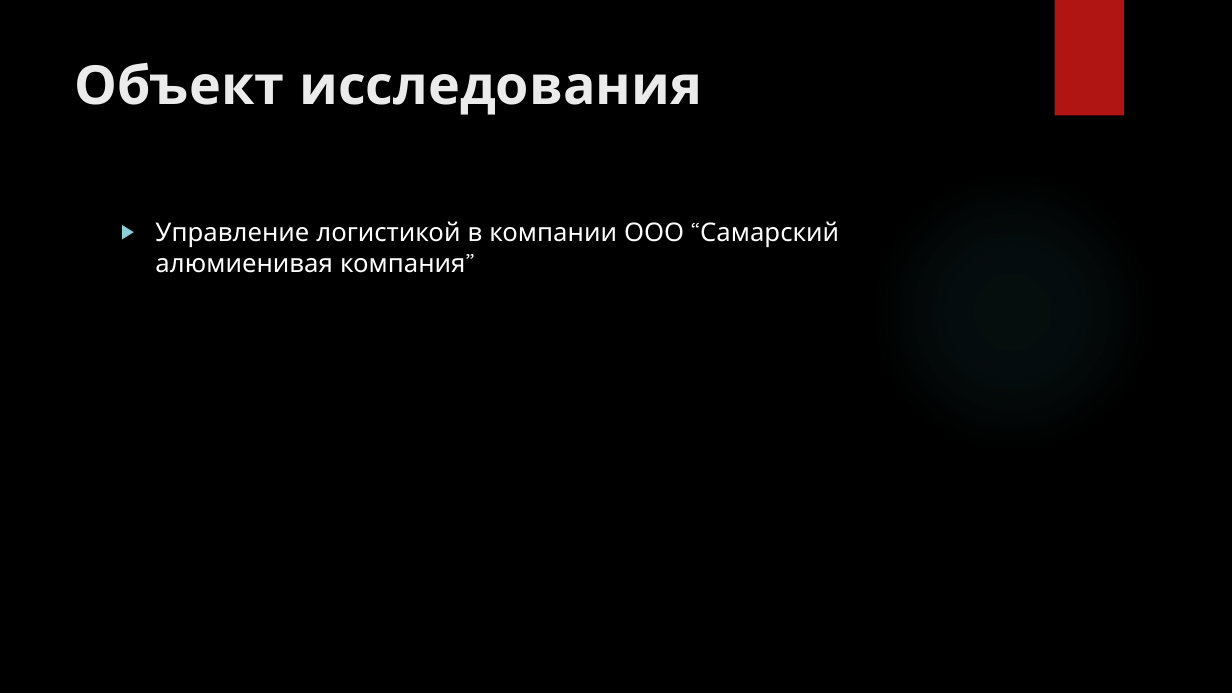
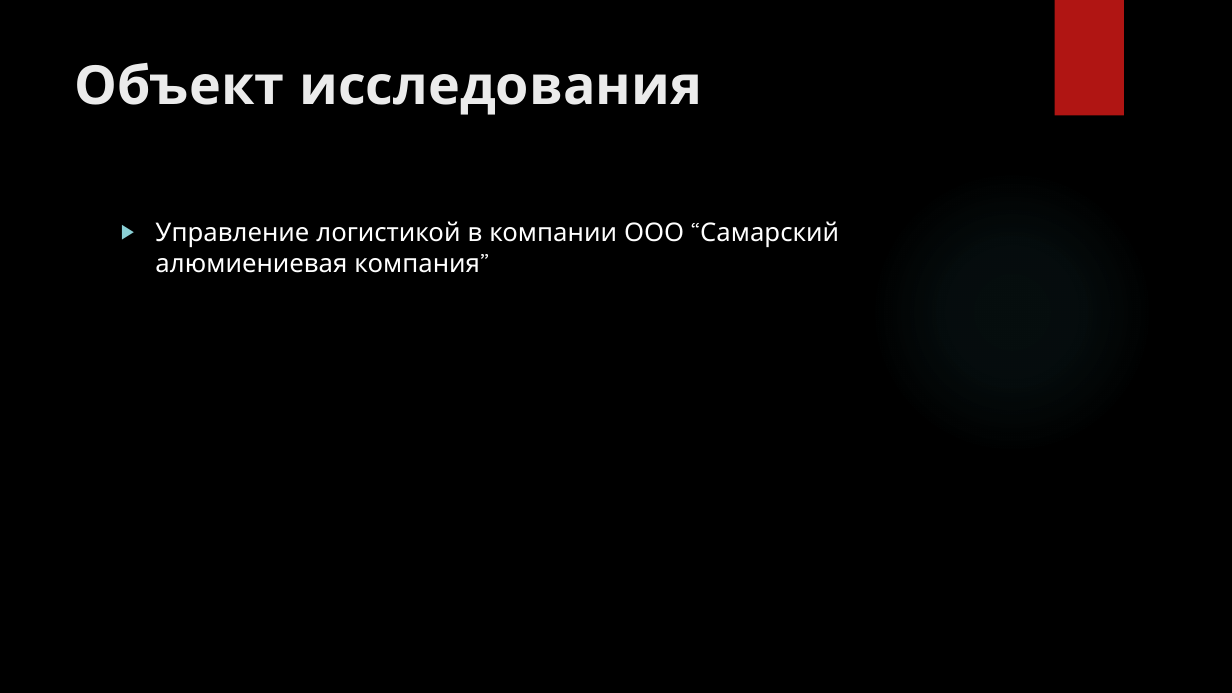
Before and after one commit to liquidbean/kursovaya, a slide deck: slide 3 of третьяков.pptx. Drawn at 1232x693 pixels with LibreOffice and Linux fonts; fonts in the diff are those of the drawing; background and template pictures are left out. Boxes give left, top, right and bottom in pixels: in the first picture for what was removed or moved away, otherwise in the second. Text is boxed around its words. In the diff, an @@ line names an element or a change of style, - is before the commit and + after.

```diff
--- a/третьяков.pptx
+++ b/третьяков.pptx
@@ text at (155, 221, 839, 273): text changed @@
-▶ Управление логистикой в компании ООО “Самарский алюмиенивая компания”
+▶ Управление логистикой в компании ООО “Самарский алюмиениевая компания”
```
Also in this commit, not shown: 1 other slide changed.
